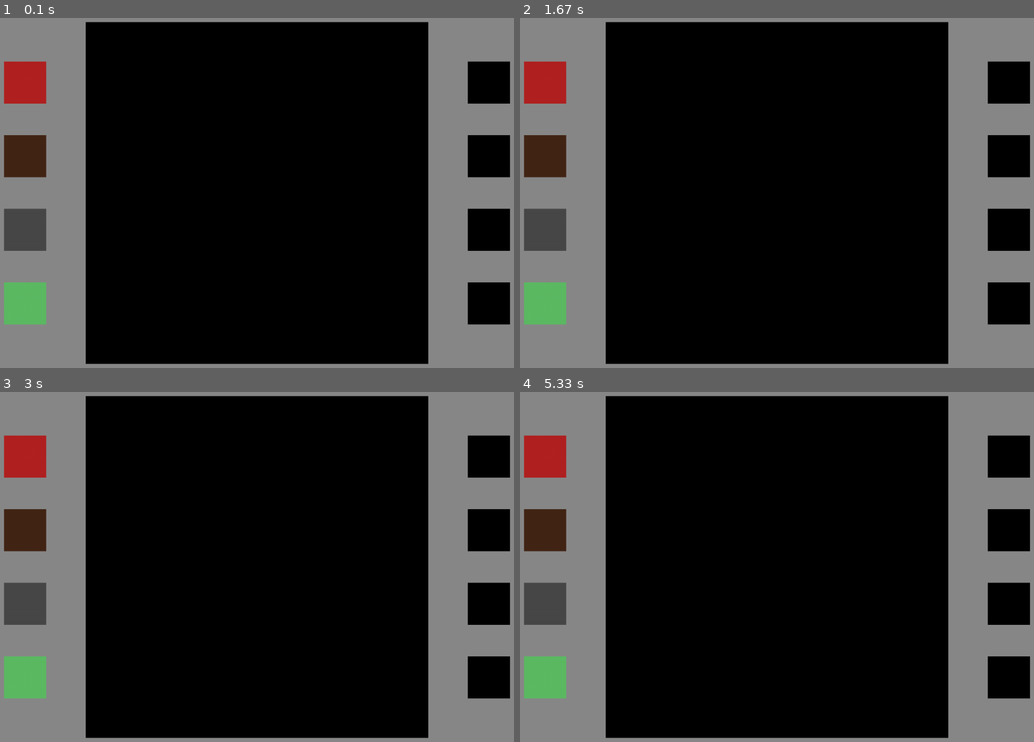
Above: before the commit, frames 1-4 (two rows, left to right).
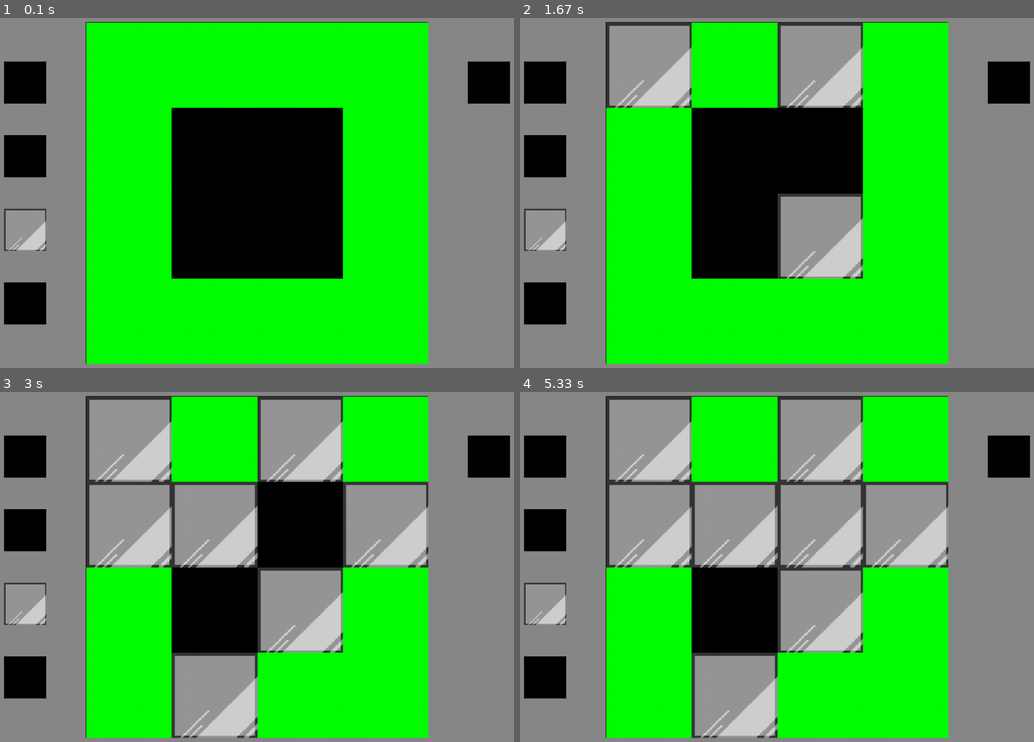
Above: after the commit, the same moments.

Repository: PekeIsBae/NEA
Game: pygame game, started from create_level.py
Two runs of this game, one before a commit and one after it. Both use one fixed random seed, a clock stepped at 60 frames per second and the inputs below.
Inputs (mouse positions are in pixels of both pictures, inside the frame that each line leads up to):
- Up to frame 1 (0.1 s): no input
- Up to frame 2 (1.67 s): click (545, 81) at 0.38 s; click (782, 217) at 0.72 s; click (859, 63) at 1.05 s; click (627, 56) at 1.38 s
- Up to frame 3 (3 s): click (118, 493) at 1.72 s; click (231, 661) at 2.05 s; click (236, 504) at 2.38 s; click (375, 539) at 2.72 s
- Up to frame 4 (5.33 s): click (802, 553) at 5.05 s

The runs differ from the first frame. In frame 1, 56% of the frame differs, in the area x 0-100%, y 1-99%; in frame 2, 60%; in frame 3, 64%; in frame 4, 68%.

Commit message:
Workspace area now holds empty slot objects that allow the user to change their contents. Added the first sprite, the wall.png.
Plan to make the rest of the sprites and change usage of 'fill' to sprite images where necessary.

Diff:
--- a/create_level.py
+++ b/create_level.py
@@ -2,6 +2,7 @@
 # On quitting the level should be written in text json form to the levels folder
 
 import pygame as pg
+import math
 
 FPS = 30
 
@@ -11,10 +12,12 @@
 TILE_CLR = (250, 218, 94)  # https://graf1x.com/shades-of-yellow-color-palette-chart/ (Royal)
 GTILE_CLR = (93, 187, 99)  # https://www.color-meanings.com/shades-of-green-color-names-html-hex-rgb-codes/ (Fern)
 
+WHITE = (255, 255, 255)
+
 edit_cnfg = {
     'title': 'Create/Edit level',
-    'x': 1100,
-    'y': 700,
+    'w': 1100,
+    'h': 700,
     'bg_col': (136, 136, 136),
     'b_x': 1100/10,
     'b_y': 700/5,
@@ -23,33 +26,43 @@
     'wrk_x': 1100/2,
     'wrk_y': 700/2,
     'wrk_sizex': 700-50,
-    'wrk_sizey': 700-50
+    'wrk_sizey': 700-50,
+    'base_grid_dim': 4,
 }
 
 
 class GameSprite(pg.sprite.Sprite):
 
-    def __init__(self, x, y, w, h, fill=None):
+    def __init__(self, x, y, w, h):
         # Change fill=None to sprite=None after prototype is working
         super().__init__()
         self.image = pg.Surface((w, h))
-        if fill:
-            self.image.fill(fill)
-
-        '''
-        if sprite is None:
-            self.image = pg.Surface((w, h))
-        else:
-            self.image = pg.image.load(f'images/{sprite}').convert()
-        '''
 
         self.rect = self.image.get_rect()
         self.rect.x = x
         self.rect.y = y
+
+        # Changing rect.centre only moves the rect's centre to a position, not change what its 'centre' is
+        # So, this is used to make initial sprite placement easier
         self.rect.center = (x, y)
 
 
+class EditButton(GameSprite):
+
+    def __init__(self, x, y, w, h, paint, sprite=None):
+        super().__init__(x, y, w, h)
+        self.paint = paint
+        self.sprite = sprite
+        if self.sprite:
+            self.image = pg.image.load(f'./images/{self.sprite}').convert()
+            self.image = pg.transform.scale(self.image, (w, h))
+
+    def get_paint(self):
+        return self.paint
+
+
 class EmptySlot(GameSprite):
+
     '''
     Empty slots and tiles are fitted onto the grid by a tile buffer
     Each tile and empty slot has a row and column, this multiplied by tile buffer gives pixel pos
@@ -57,64 +70,123 @@
         - Adjust tile buffer appropriately
         - Give all existing tiles and empty slots row and column + 1
     '''
-    pass
+
+    def __init__(self, x, y, w, h, row, col, edge):
+        super().__init__(x, y, w, h)
+        self.rect.center = (x + w/2, y + h/2)
+        self.edge = edge
+        self.contents = None
+        self.row = row
+        self.col = col
+        self.w = w
+        self.h = h
+        if self.edge:
+            self.image.fill((0, 255, 0))
+
+    def get_coords(self):
+        return self.row, self.col
+
+    def get_contents(self):
+        return self.contents
+
+    def update_contents(self, item):
+        self.contents = item
+        self.image = pg.transform.scale(pg.image.load(f'./images/wall.png').convert(), (self.w, self.h))
 
 
 class Workspace(GameSprite):
+
     '''
     How editing will work:
-    - Grid starts as a 9/9
+    - Grid starts as a 4/4
     - Placing an item on the outermost rim of the grid adds an outer layer to the grid, zooming out
     '''
-    pass
+
+    def __init__(self, x, y, w, h, level_data):
+        super().__init__(x, y, w, h)
+        self.empty_slots_group = pg.sprite.Group()
+        self.set_board(edit_cnfg['base_grid_dim'])
+
+    def set_board(self, grid_dim):
+        for row in range(0, grid_dim):
+            for col in range(0, grid_dim):
+                self.edge = False
+                if col == 0 or col == grid_dim - 1 or row == 0 or row == grid_dim - 1:
+                    self.edge = True
+                self.empty_slot = EmptySlot(edit_cnfg['wrk_sizex']/grid_dim*col, edit_cnfg['wrk_sizey']/grid_dim*row,
+                                            math.ceil(edit_cnfg['wrk_sizex']/grid_dim),
+                                            math.ceil(edit_cnfg['wrk_sizey']/grid_dim),
+                                            row, col, self.edge)
+                self.empty_slots_group.add(self.empty_slot)
+        self.empty_slots_group.draw(self.image)
+
+    def localise_pos(self, pos):
+        return pos[0] - self.rect.x, pos[1] - self.rect.y
+
+    def remove_current_player(self):
+        for slot in self.empty_slots_group:
+            if slot.get_contents() == 'player':
+                slot.update_contents(None)
+
+    def events(self, mouse_point, paint):
+        if paint == 'player':
+            self.remove_current_player()
+        for slot in self.empty_slots_group:
+            if slot.rect.collidepoint(self.localise_pos(mouse_point)):
+                slot.update_contents(paint)
+
+        self.empty_slots_group.draw(self.image)
 
 
 class Editor:
 
-    def __init__(self):
+    def __init__(self, level_data):
         pg.init()
-        self.screen = pg.display.set_mode((edit_cnfg['x'], edit_cnfg['y']))
+        self.screen = pg.display.set_mode((edit_cnfg['w'], edit_cnfg['h']))
         self.screen.fill(edit_cnfg['bg_col'])
         self.clock = pg.time.Clock()
         pg.display.set_caption(edit_cnfg['title'])
+        self.level_data = level_data
         self.done = False
 
+        self.selected = None
+
         self.create_widgets()
 
         self.mainloop()
 
     def create_widgets(self):
-        self.player_b = GameSprite(edit_cnfg['b_x'], edit_cnfg['b_y'], edit_cnfg['b_sizex'],
-                                   edit_cnfg['b_sizey'], PLAYER_CLR)
-        self.box_b = GameSprite(edit_cnfg['b_x'], edit_cnfg['b_y']*2, edit_cnfg['b_sizex'],
-                                edit_cnfg['b_sizey'], BOX_CLR)
-        self.wall_b = GameSprite(edit_cnfg['b_x'], edit_cnfg['b_y']*3, edit_cnfg['b_sizex'],
-                                 edit_cnfg['b_sizey'], WALL_CLR)
-        self.gtile_b = GameSprite(edit_cnfg['b_x'], edit_cnfg['b_y']*4, edit_cnfg['b_sizex'],
-                                  edit_cnfg['b_sizey'], GTILE_CLR)
-
-        self.eraser_b = GameSprite(edit_cnfg['x'] - edit_cnfg['b_x'], edit_cnfg['b_y'], edit_cnfg['b_sizex'],
-                                   edit_cnfg['b_sizey'])
-        self.wipe_b = GameSprite(edit_cnfg['x'] - edit_cnfg['b_x'], edit_cnfg['b_y']*2, edit_cnfg['b_sizex'],
+        self.player_b = EditButton(edit_cnfg['b_x'], edit_cnfg['b_y'], edit_cnfg['b_sizex'],
+                                   edit_cnfg['b_sizey'], 'player')
+        self.box_b = EditButton(edit_cnfg['b_x'], edit_cnfg['b_y']*2, edit_cnfg['b_sizex'],
+                                edit_cnfg['b_sizey'], 'box')
+        self.wall_b = EditButton(edit_cnfg['b_x'], edit_cnfg['b_y']*3, edit_cnfg['b_sizex'],
+                                 edit_cnfg['b_sizey'], 'wall', 'wall.png')
+        self.gtile_b = EditButton(edit_cnfg['b_x'], edit_cnfg['b_y']*4, edit_cnfg['b_sizex'],
+                                  edit_cnfg['b_sizey'], 'gtile')
+
+        self.eraser_b = EditButton(edit_cnfg['w'] - edit_cnfg['b_x'], edit_cnfg['b_y'], edit_cnfg['b_sizex'],
+                                   edit_cnfg['b_sizey'], None)
+        self.wipe_b = GameSprite(edit_cnfg['w'] - edit_cnfg['b_x'], edit_cnfg['b_y']*2, edit_cnfg['b_sizex'],
                                  edit_cnfg['b_sizey'])
-        self.save_b = GameSprite(edit_cnfg['x'] - edit_cnfg['b_x'], edit_cnfg['b_y']*3, edit_cnfg['b_sizex'],
+        self.save_b = GameSprite(edit_cnfg['w'] - edit_cnfg['b_x'], edit_cnfg['b_y']*3, edit_cnfg['b_sizex'],
                                  edit_cnfg['b_sizey'])
-        self.quit_b = GameSprite(edit_cnfg['x'] - edit_cnfg['b_x'], edit_cnfg['b_y']*4, edit_cnfg['b_sizex'],
+        self.quit_b = GameSprite(edit_cnfg['w'] - edit_cnfg['b_x'], edit_cnfg['b_y']*4, edit_cnfg['b_sizex'],
                                  edit_cnfg['b_sizey'])
 
         self.workspace = Workspace(edit_cnfg['wrk_x'], edit_cnfg['wrk_y'],
-                                   edit_cnfg['wrk_sizex'], edit_cnfg['wrk_sizey'])
-
-        self.buttons_group = pg.sprite.Group()
-        self.buttons_group.add(self.player_b, self.box_b, self.wall_b, self.gtile_b,
-                               self.eraser_b, self.wipe_b, self.save_b, self.quit_b)
+                                   edit_cnfg['wrk_sizex'], edit_cnfg['wrk_sizey'], self.level_data)
+
+        self.palette_group = pg.sprite.Group()
+        self.palette_group.add(self.player_b, self.box_b, self.wall_b, self.gtile_b,
+                               self.eraser_b)
 
         self.workspace_group = pg.sprite.Group()
         self.workspace_group.add(self.workspace)
 
     def draw_groups(self):
         self.workspace_group.draw(self.screen)
-        self.buttons_group.draw(self.screen)
+        self.palette_group.draw(self.screen)
 
     def mainloop(self):
 
@@ -125,6 +197,14 @@
             for event in pg.event.get():
                 if event.type == pg.QUIT:
                     self.done = True
+                if event.type == pg.MOUSEBUTTONDOWN:
+                    if event.button == 1:
+                        self.mouse_point = event.pos
+                        for button in self.palette_group:
+                            if button.rect.collidepoint(self.mouse_point):
+                                self.selected = button.get_paint()
+                        if self.workspace.rect.collidepoint(self.mouse_point) and self.selected:
+                            self.workspace.events(self.mouse_point, self.selected)
 
             self.draw_groups()
 
@@ -134,4 +214,4 @@
 
 
 if __name__ == '__main__':
-    win = Editor()
+    win = Editor(None)
Binary file added: images/wall.png
